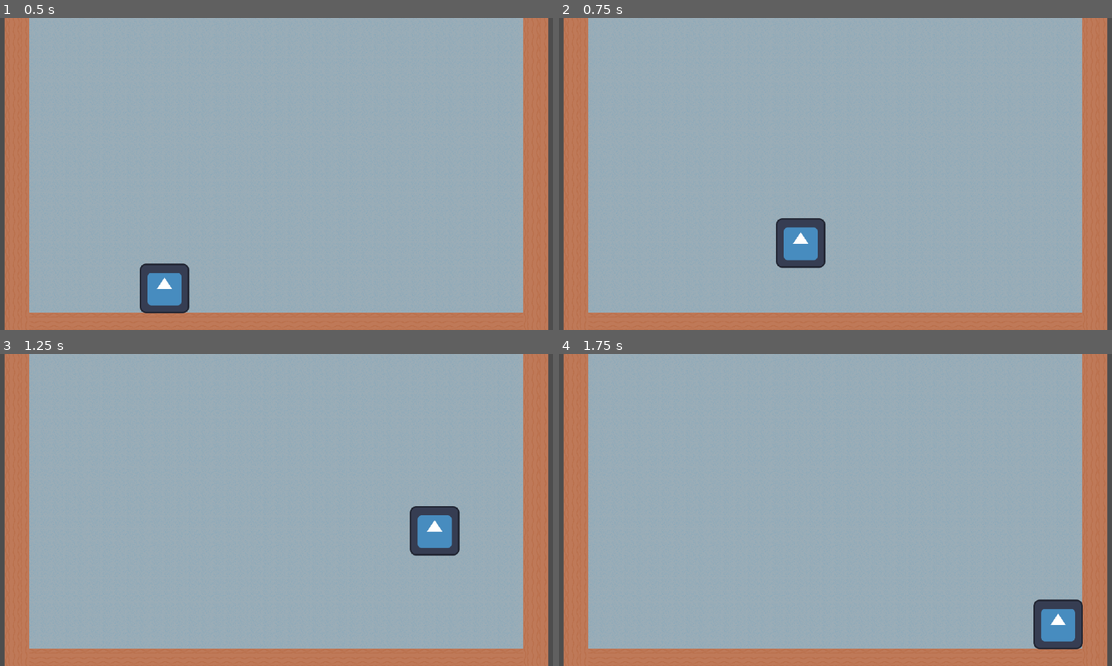
Above: before the commit, frames 1-4 (two rows, left to right).
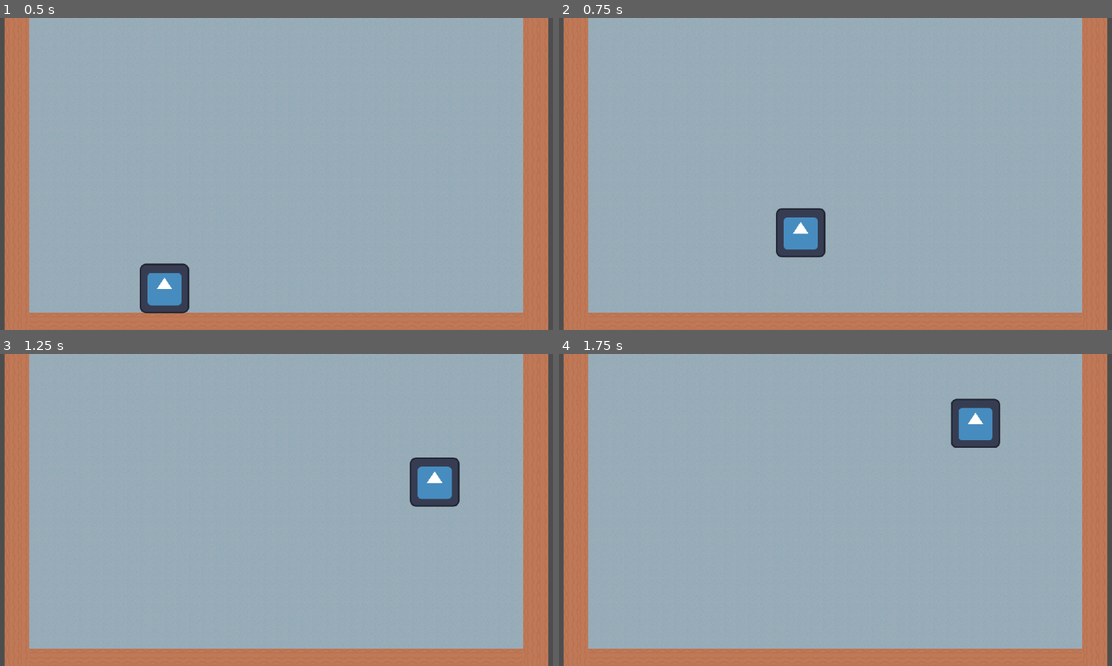
Above: after the commit, the same moments.

Repository: deruitda/ludum-dare-56
Game: Godot game, scene res://andrew_scene.tscn
Same seed, same stepped clock (60 frames per second), same inputs: the game is played once before the commit and once after it. The engine's default icon, where the game draws it, is replaced by a stand-in: a white triangle on a blue panel in a dark square.
Inputs:
- Up to frame 1 (0.5 s): no input
- Up to frame 2 (0.75 s): hold D (move_right) from 0.53 s (still down); tap Space (jump) at 0.6 s
- Up to frame 3 (1.25 s): keep holding D (move_right); tap Space (jump) at 0.77, 1.07 s
- Up to frame 4 (1.75 s): keep holding D (move_right); tap Space (jump) at 1.35, 1.52 s

Frame 1 is identical in both runs. In frame 2, 1.1% of the frame differs, in the area x 39-49%, y 60-81%; in frame 3, 2.8%, in the area x 74-84%, y 33-65%; in frame 4, 2.8%.

Commit message:
take 1 for player movement

Diff:
--- a/andrew_scene.tscn
+++ b/andrew_scene.tscn
@@ -10,6 +10,9 @@
 
 [node name="Player" parent="." instance=ExtResource("1_t5ocu")]
 position = Vector2(414, -301)
+jump_velocity = 1200.0
+gravity = 2000.0
+wall_jump_velocity = 1500.0
 
 [node name="Camera2D" type="Camera2D" parent="."]
 position = Vector2(706, -424)
--- a/project.godot
+++ b/project.godot
@@ -35,9 +35,7 @@
 }
 jump={
 "deadzone": 0.5,
-"events": [Object(InputEventKey,"resource_local_to_scene":fa …(140 unchanged characters)… d":false,"keycode":0,"physical_keycode":87,"key_label":0,"unicode":119,"location":0,"echo":false,"script":null)
-, Object(InputEventKey,"resource_local_to_scene":false,"resource_name":"","device":-1,"window_id":0,"alt_pressed":false,"shift_pressed":false,"ctrl_pressed":false,"meta_pressed":false,"pressed":false,"keycode":0,"physical_keycode":4194320,"key_label":0,"unicode":0,"location":0,"echo":false,"script":null)
-, Object(InputEventKey,"resource_local_to_scene":false,"resource_name":"","device":-1,"window_id":0,"alt_pressed":false,"shift_pressed":false,"ctrl_pressed":false,"meta_pressed":false,"pressed":false,"keycode":0,"physical_keycode":32,"key_label":0,"unicode":32,"location":0,"echo":false,"script":null)
+"events": [Object(InputEventKey,"resource_local_to_scene":fa …(140 unchanged characters)… d":false,"keycode":0,"physical_keycode":32,"key_label":0,"unicode":32,"location":0,"echo":false,"script":null)
 ]
 }
 
--- a/scenes/player/player.gd
+++ b/scenes/player/player.gd
@@ -1,24 +1,79 @@
 extends CharacterBody2D
 
-@export var speed: float = 1000.0
-@export var jump_velocity: float = 1000.0
-@export var gravity: float = 2000.0  # Define a reasonable gravity value
+@export var max_speed: float = 1000.0
+@export var acceleration: float = 600.0
+@export var jump_velocity: float = 1200.0
+@export var gravity: float = 2000.0
+@export var wall_jump_velocity: float = 1500.0
+@export var wall_slide_speed: float = 200.0
+@export var air_resistance: float = 300.0
+
+@onready var is_floor_jumping: bool = false
+@onready var is_wall_jumping: bool = false
+@onready var is_wall_sliding: bool = false
+
+
+
+@onready var direction_input: float = 0.0
+
 
 func _physics_process(delta: float) -> void:
 	# Apply gravity if the player is not on the floor.
 	if not is_on_floor():
 		velocity.y += gravity * delta
 
+	direction_input = Input.get_axis("move_left", "move_right")
+	set_is_jumping_inputs()
+	set_is_wall_sliding_input()
+
 	# Handle jump input when the player is on the floor.
-	if Input.is_action_just_pressed("jump") and is_on_floor():
+	if is_wall_jumping:
 		velocity.y = -jump_velocity
+		# Determine wall side and apply horizontal force
+		if get_wall_normal().x > 0:
+			# Wall on the right, jump to the left
+			velocity.x = wall_jump_velocity
+		else:
+			# Wall on the left, jump to the right
+			velocity.x = -wall_jump_velocity
+	elif is_floor_jumping:
+		velocity.y = -jump_velocity
+	elif is_wall_sliding:
+		velocity.y = min(velocity.y, wall_slide_speed)
+	elif direction_input:
+		if is_on_floor():
+			velocity.x = direction_input * max_speed
+		else:
+			velocity.x = clamp(velocity.x + direction_input * acceleration * delta, -max_speed, max_speed)
+	else:
+		# Apply air resistance to slow down slightly when no input is given
+		velocity.x = move_toward(velocity.x, 0, air_resistance * delta)
 
-	# Get horizontal movement direction.
-	var direction := Input.get_axis("move_left", "move_right")
-	if direction:
-		velocity.x = direction * speed
+	move_and_slide()
+
+
+
+func get_is_pointing_to_wall():
+	return (get_wall_normal().x > 0 and direction_input > 0) or (get_wall_normal().x < 0 and direction_input > 0)
+
+func set_is_wall_sliding_input() -> void:
+	if is_floor_jumping || is_wall_jumping:
+		is_wall_sliding = false
+	elif is_on_wall() and get_is_pointing_to_wall():
+		is_wall_sliding = true
 	else:
-		velocity.x = move_toward(velocity.x, 0, speed)
+		is_wall_sliding = false
 
-	# Move the player with the updated velocity.
-	move_and_slide()
+
+
+
+func set_is_jumping_inputs() -> void:
+	if Input.is_action_just_pressed("jump"):
+		if is_on_floor():
+			is_floor_jumping = true
+
+		elif is_on_wall():
+			is_wall_jumping = true
+	else:
+		is_floor_jumping = false
+		is_wall_jumping = false
Not shown, changed: .gitignore
